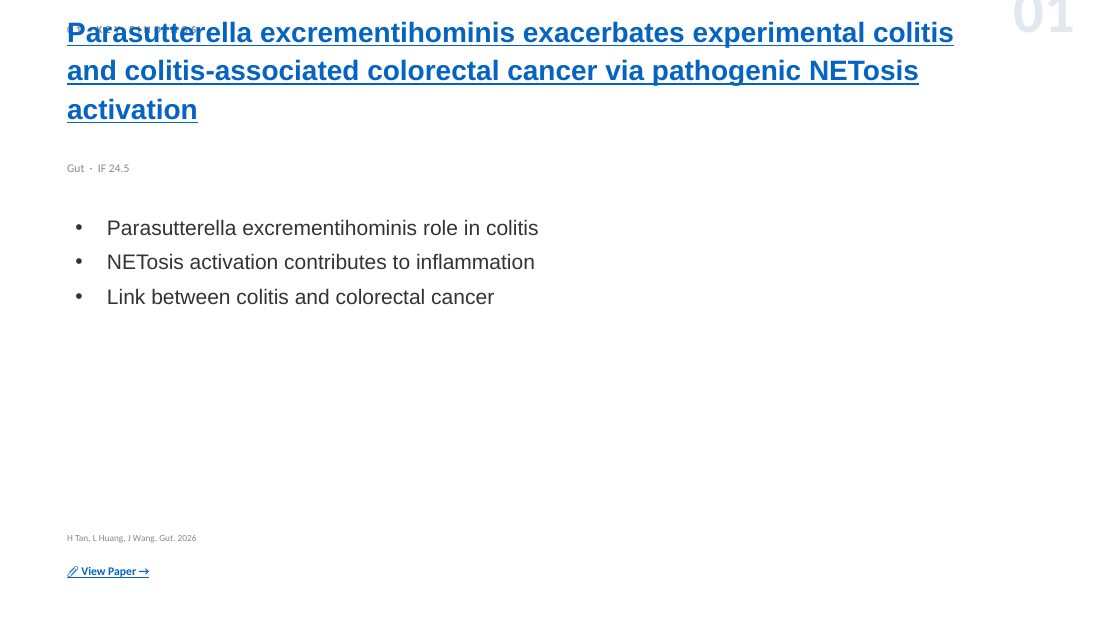
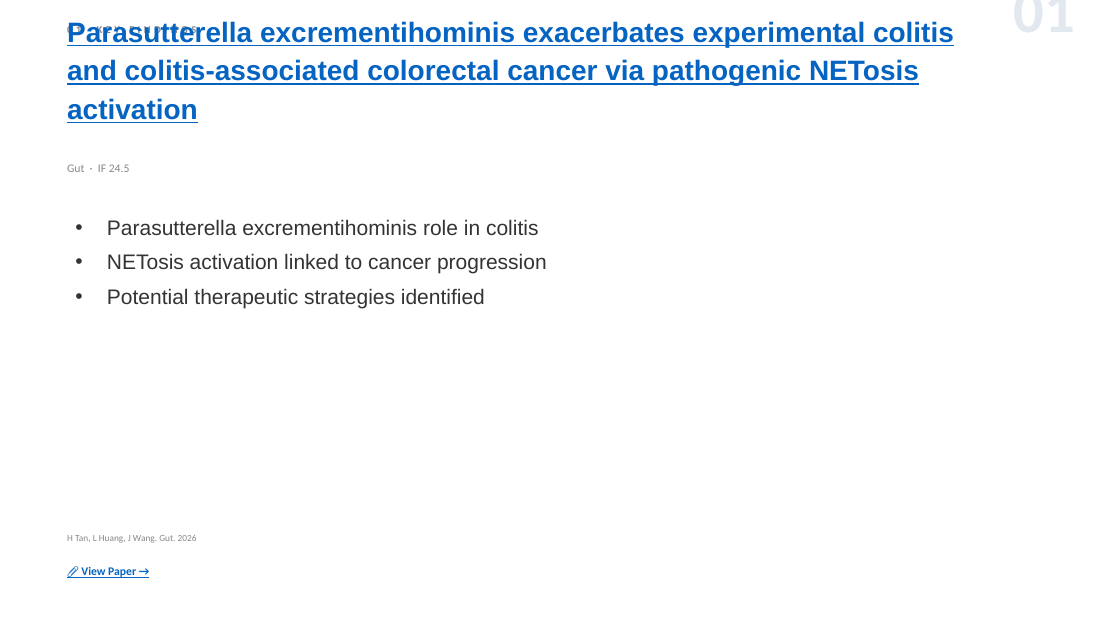
Before and after one commit to jejenhu-maker/colorectal-weekly-digest, a slide deck: slide 3 of docs/digest-en.pptx. Drawn at 1120x630 pixels with LibreOffice and Linux fonts; fonts in the diff are those of the drawing. Boxes give left, top, right and bottom in pixels: in the first picture for what was removed or moved away, otherwise in the second. Text is boxed around its words. In the diff, an @@ line names an element or a change of style, - is before the commit and + after.

```diff
--- a/docs/digest-en.pptx
+++ b/docs/digest-en.pptx
@@ text at (107, 253, 547, 308): text changed @@
-• NETosis activation contributes to inflammation
-• Link between colitis and colorectal cancer
+• NETosis activation linked to cancer progression
+• Potential therapeutic strategies identified
```
Also in this commit, not shown: 10 other slides changed, 3 slides added, 3 slides removed, 2 other files.
